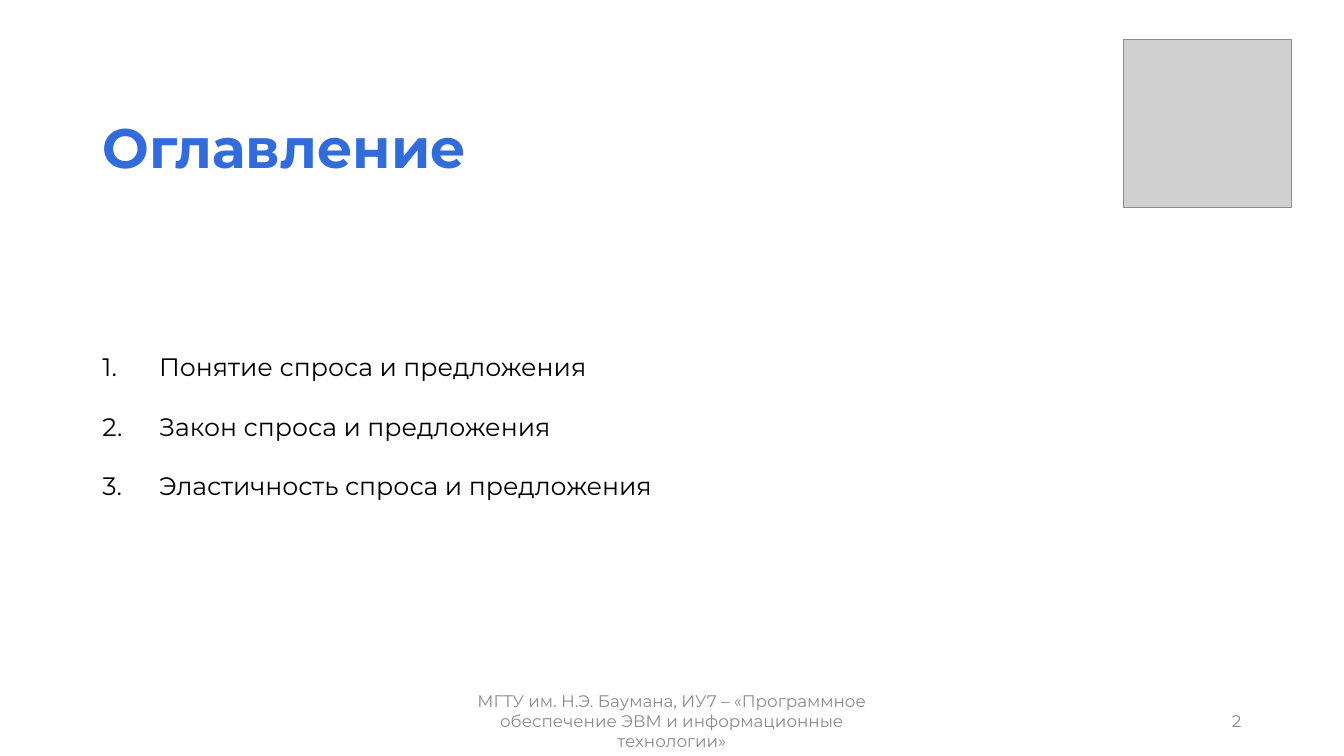
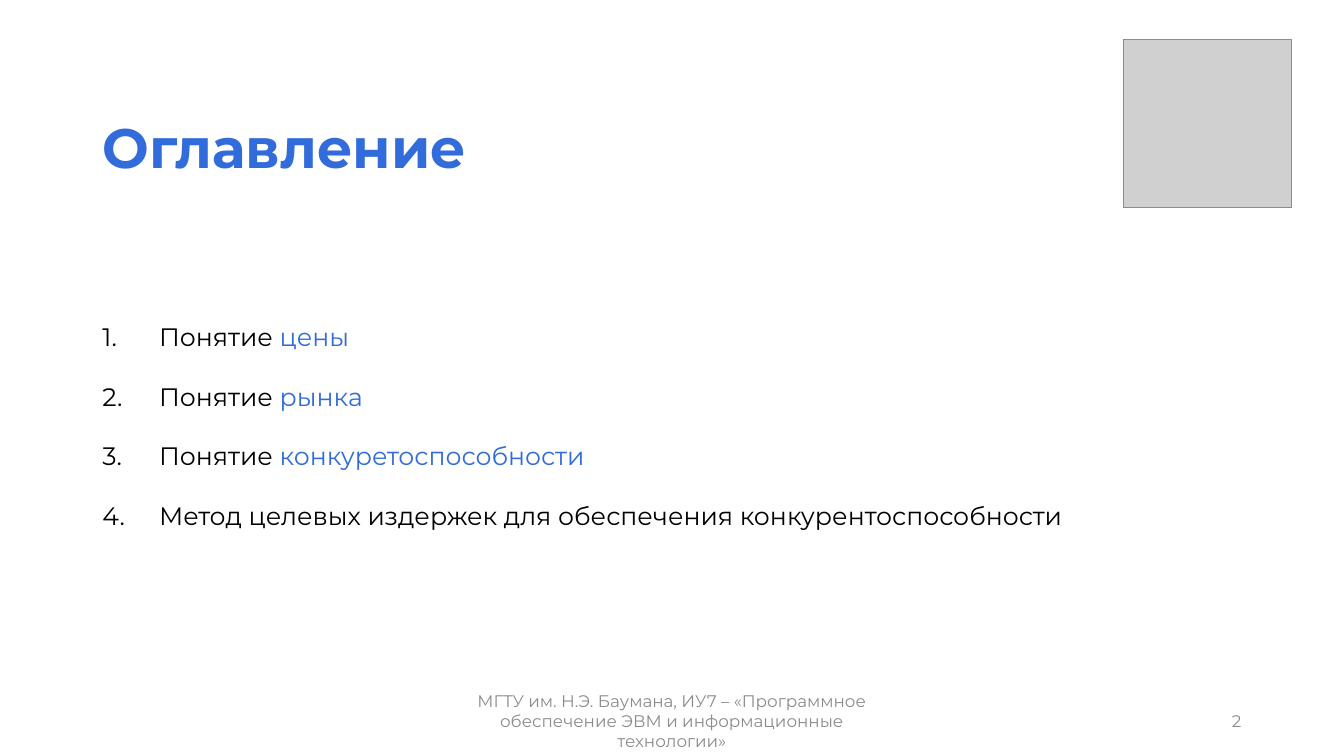
Before and after one commit to mshsvnv/Economics, a slide deck: slide 2 of module_02/pres.pptx. Drawn at 1344x756 pixels with LibreOffice and Linux fonts; fonts in the diff are those of the drawing; grey boxes stand for pictures. Boxes give left, top, right and bottom in pixels: in the first picture for what was removed or moved away, otherwise in the second. Text is boxed around its words. In the diff, an @@ line names an element or a change of style, - is before the commit and + after.

```diff
--- a/module_02/pres.pptx
+++ b/module_02/pres.pptx
@@ text at [159, 328, 1062, 530]: text changed @@
-1. Понятие спроса и предложения
-2. Закон спроса и предложения
-3. Эластичность спроса и предложения
+1. Понятие цены
+2. Понятие рынка
+3. Понятие конкуретоспособности
+4. Метод целевых издержек для обеспечения конкурентоспособности
```
Also in this commit, not shown: 8 other slides changed, 4 slides added, 7 slides removed, 19 other files.
